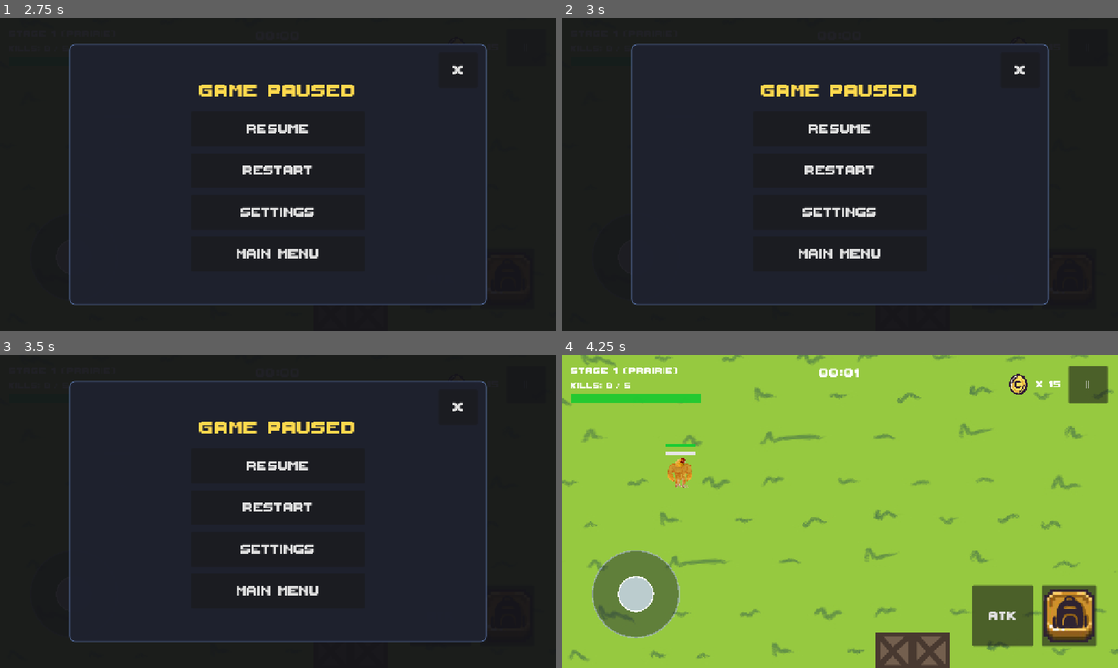
Above: before the commit, frames 1-4 (two rows, left to right).
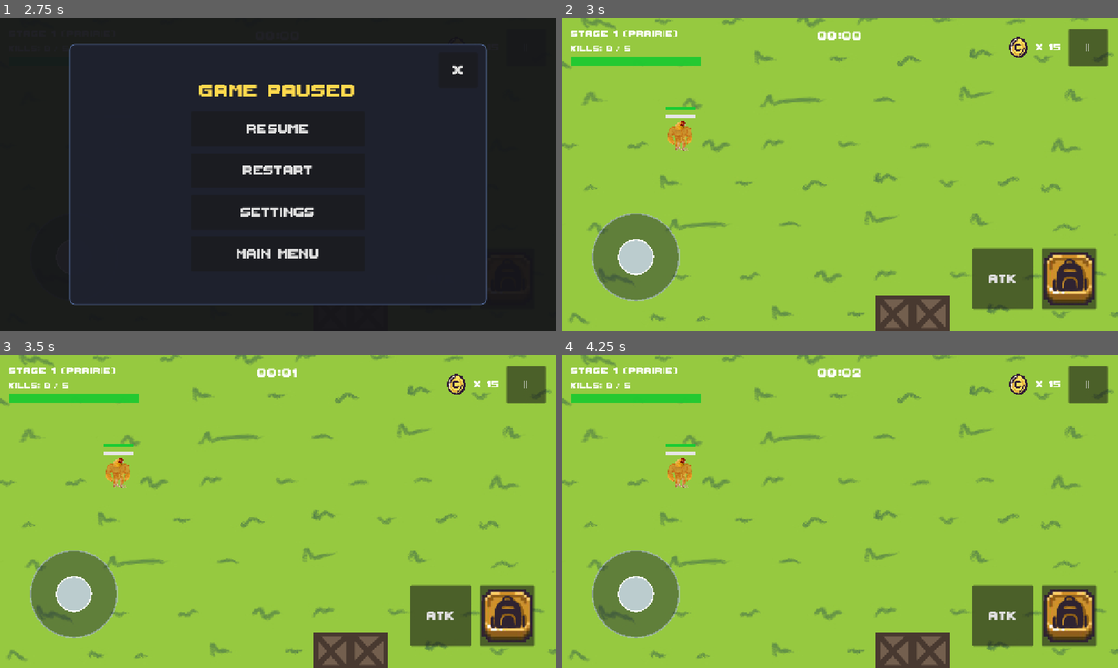
Above: after the commit, the same moments.

Repository: PuoLin/Chicky-Simulator-v3.0
Game: Godot game, scene res://scenes/ui/AuthScreen.tscn
Same seed, same stepped clock (60 frames per second), same inputs: the game is played once before the commit and once after it. Sound files missing from this copy of the repository are replaced by a short silence.
Inputs (mouse positions are in pixels of both pictures, inside the frame that each line leads up to):
- Up to frame 1 (2.75 s): click "TAP TO START" at 0.5 s; click "CONTINUE" at 1.25 s; click "||" at 2 s
- Up to frame 2 (3 s): click "X" at 2.75 s
- Up to frame 3 (3.5 s): no input
- Up to frame 4 (4.25 s): click (840, 464) at 3.5 s, where only the run before the commit has a clickable "RESUME"

Frame 1 is identical in both runs. In frame 2, 100% of the frame differs, in the area x 0-100%, y 0-100%; in frame 3, 100%; in frame 4, 0.1%.

Commit message:
Fixed the quit button

Diff:
--- a/scenes/ui/PauseMenu.tscn
+++ b/scenes/ui/PauseMenu.tscn
@@ -53,20 +53,6 @@
 layout_mode = 2
 theme_override_styles/panel = SubResource("StyleBoxFlat_panel")
 
-[node name="CloseButton" type="Button" parent="CenterContainer/Panel"]
-custom_minimum_size = Vector2(90, 80)
-layout_mode = 1
-anchors_preset = 1
-anchor_left = 1.0
-anchor_right = 1.0
-offset_left = -110.0
-offset_top = 20.0
-offset_right = -20.0
-offset_bottom = 100.0
-grow_horizontal = 0
-theme_override_font_sizes/font_size = 48
-text = "X"
-
 [node name="VBoxContainer" type="VBoxContainer" parent="CenterContainer/Panel"]
 layout_mode = 1
 anchors_preset = 15
@@ -78,6 +64,7 @@
 offset_bottom = -25.0
 grow_horizontal = 2
 grow_vertical = 2
+mouse_filter = 2
 theme_override_constants/separation = 16
 alignment = 1
 
@@ -116,6 +103,21 @@
 theme_override_font_sizes/font_size = 48
 text = "MAIN MENU"
 
+[node name="CloseButton" type="Button" parent="CenterContainer/Panel"]
+custom_minimum_size = Vector2(90, 80)
+layout_mode = 1
+anchors_preset = 1
+anchor_left = 1.0
+anchor_right = 1.0
+offset_left = -110.0
+offset_top = 20.0
+offset_right = -20.0
+offset_bottom = 100.0
+grow_horizontal = 0
+mouse_filter = 0
+theme_override_font_sizes/font_size = 48
+text = "X"
+
 [node name="SettingsUI" parent="." instance=ExtResource("3_settings")]
 visible = false
 layout_mode = 1
--- a/scripts/ui/pause_menu.gd
+++ b/scripts/ui/pause_menu.gd
@@ -17,35 +17,42 @@
 	visible = false
 	add_to_group("pause_menu")
 
-	if resume_btn:
+	if resume_btn and not resume_btn.pressed.is_connected(resume_game):
 		resume_btn.pressed.connect(resume_game)
-	if restart_btn:
+	if restart_btn and not restart_btn.pressed.is_connected(_on_restart_pressed):
 		restart_btn.pressed.connect(_on_restart_pressed)
-	if settings_btn:
+	if settings_btn and not settings_btn.pressed.is_connected(_on_settings_pressed):
 		settings_btn.pressed.connect(_on_settings_pressed)
-	if main_menu_btn:
+	if main_menu_btn and not main_menu_btn.pressed.is_connected(_on_main_menu_pressed):
 		main_menu_btn.pressed.connect(_on_main_menu_pressed)
-	if close_btn:
-		close_btn.pressed.connect(resume_game)
+
+	var close_button: Button = close_btn
+	if not close_button:
+		close_button = find_child("CloseButton", true, false)
+	if not close_button:
+		close_button = find_child("ExitButton", true, false)
+	if close_button and not close_button.pressed.is_connected(resume_game):
+		close_button.pressed.connect(resume_game)
 
 func _unhandled_input(event: InputEvent) -> void:
 	if event.is_action_pressed("ui_cancel") and not event.is_echo():
 		if settings_ui and settings_ui.visible:
-			settings_ui.visible = false
+			settings_ui.hide()
 		elif visible:
 			resume_game()
 		else:
 			pause_game()
 
 func pause_game() -> void:
-	visible = true
+	show()
 	get_tree().paused = true
 
 func resume_game() -> void:
 	if settings_ui:
-		settings_ui.visible = false
-	visible = false
-	get_tree().paused = false
+		settings_ui.hide()
+	hide()
+	if is_inside_tree() and get_tree():
+		get_tree().paused = false
 
 func _on_restart_pressed() -> void:
 	if settings_ui:
Not shown, changed: huawei_build/index.pck
